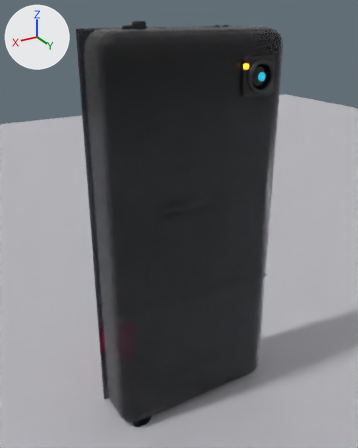
The Blender file cad/pokedex-mk1-layoutA.blend, before and after one commit.
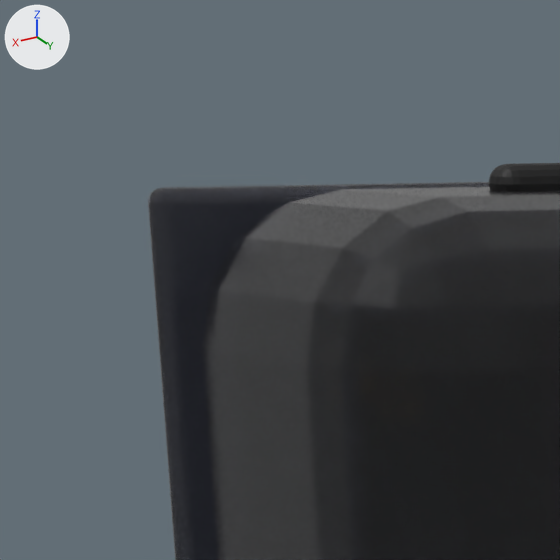
The first picture shows the older version from a 50 mm lens placed at (181.0, 290.0, 155.0), pointed at (0.0, -11.0, 4.0). The close-ups show the older and then the newer version on the part from 16% to 37% of the width and 1% to 18% of the height of that picture. Only the edits that show in the close-ups are written down. Lighting does not change. The marker at upper left points along +X, +Y and +Z.

The scene before the commit, as lines of its bpy script (objects in view):
```python
me_cube = bpy.data.meshes.new('Cube')
me_cube.from_pydata(...)  # 1294 vertices, 759 faces; spans x -68.0..68.0, y -16.0..23.0, z -145.0..145.0
me_cube.materials.append(mat_shell_smokepetg)  # dark grey #40424c
me_cube_002 = bpy.data.meshes.new('Cube.002')
me_cube_002.from_pydata(...)  # 248 vertices, 192 faces; spans x -68.0..68.0, y -22.0..-20.0, z -145.0..145.0
me_cube_002.materials.append(mat_shell_smokepetg)  # dark grey #40424c
me_cube_063 = bpy.data.meshes.new('Cube.063')
me_cube_063.from_pydata(...)  # 152 vertices, 150 faces; spans x 30.0..46.0, y -2.0..2.0, z 144.0..147.0
me_cube_063.materials.append(mat_port_dark)  # black #030303
ob_pwr_slot = bpy.data.objects.new('PWR_Slot', me_cube_063)
ob_pwr_slot.location = (0.0, 0.0, 0.0)
ob_shell_backhousing = bpy.data.objects.new('Shell_BackHousing', me_cube)
ob_shell_backhousing.location = (0.0, 0.0, 0.0)
ob_shell_frontplate = bpy.data.objects.new('Shell_FrontPlate', me_cube_002)
ob_shell_frontplate.location = (0.0, 0.0, 0.0)
```
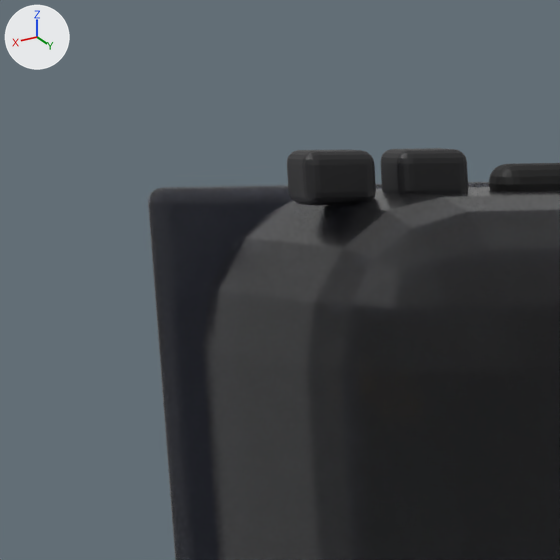
What differs and where, as boxes (x1, y1, x2, y2) in the close-ups (560 x 560 px):
'VOL_Minus', added (black): after (287, 150, 376, 206)
'VOL_Plus', added (black): after (381, 148, 468, 193)

The change in detail:
Mesh me_cube_066_1 is new.
It has 152 vertices, 150 faces and spans x 57.0..63.0, y -2.5..2.5, z 144.2..148.2.
It uses material mat_dpad_charcoaltpu (black #1c1c1f).
Mesh me_cube_065_1 is new.
It has 152 vertices, 150 faces and spans x 49.0..55.0, y -2.5..2.5, z 144.2..148.2.
It uses material mat_dpad_charcoaltpu (black #1c1c1f).
Object 'VOL_Minus' (ob_vol_minus) is new; it shows me_cube_066_1.
Its location is (0.0, 0.0, 0.0).
Object 'VOL_Plus' (ob_vol_plus) is new; it shows me_cube_065_1.
Its location is (0.0, 0.0, 0.0).
